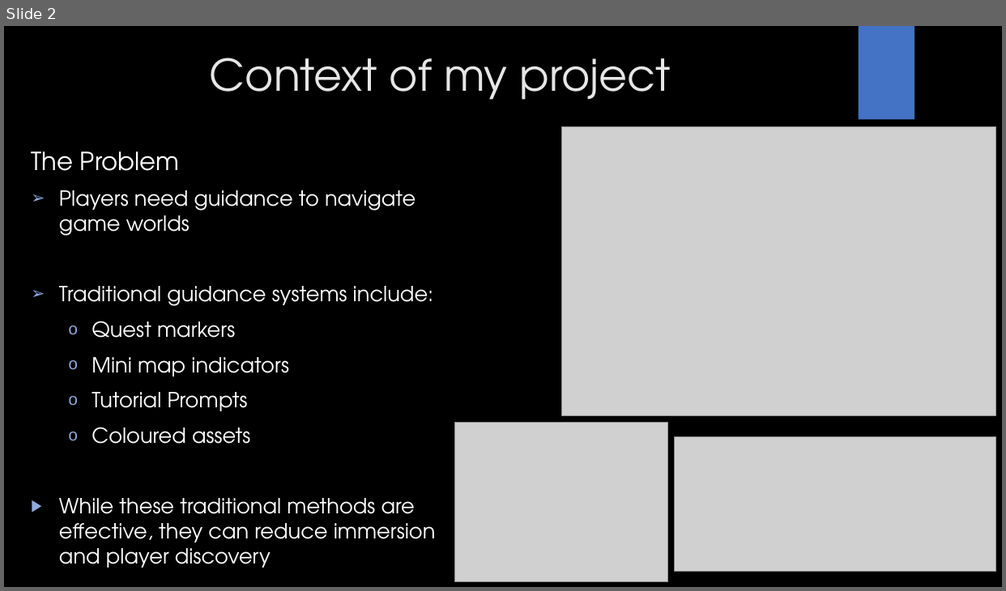
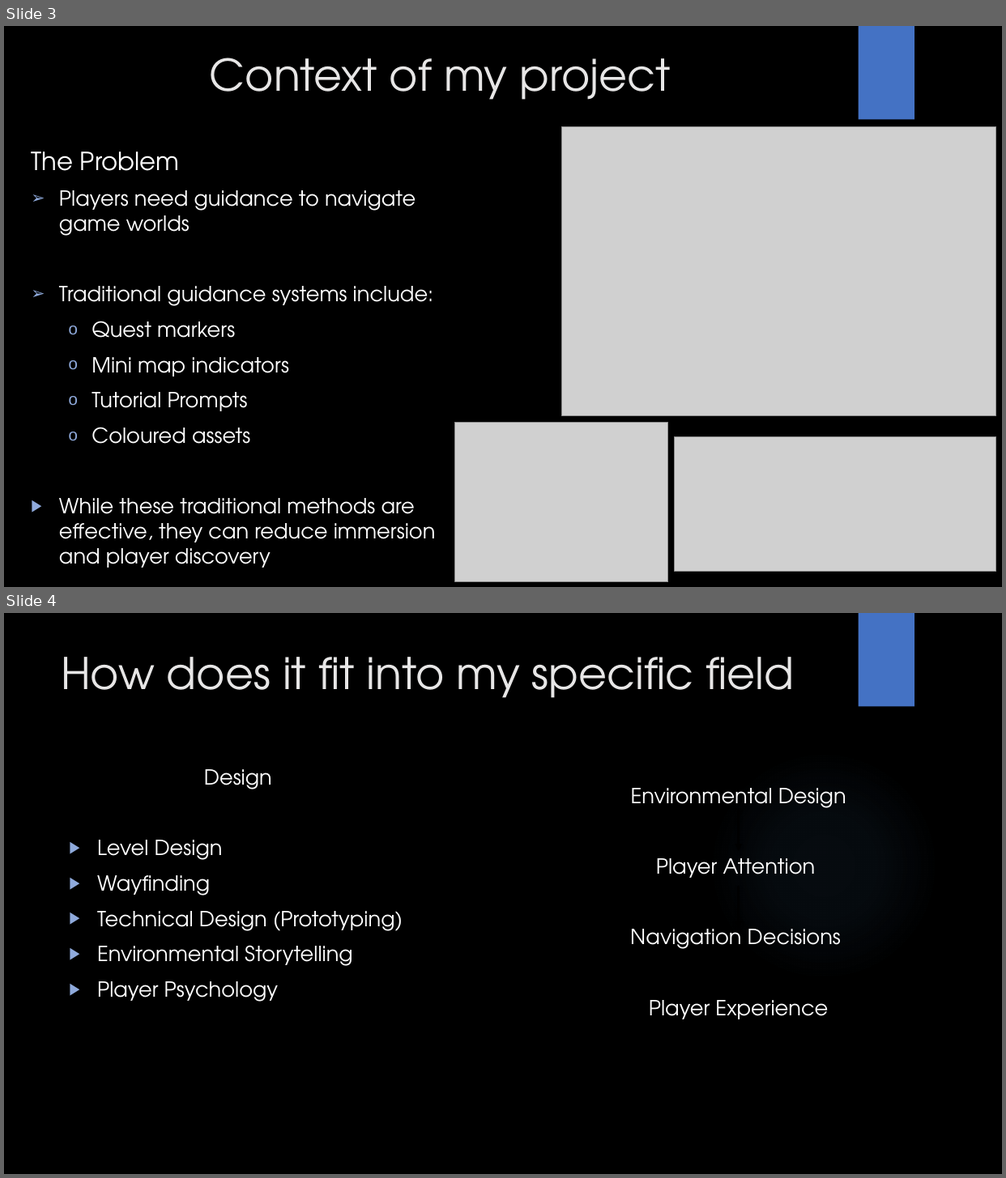
Before and after one commit to Mdot5596/MA-Dissertation, a slide deck: Project Proposal/GAM708 Proposal Presentation.pptx. Shown one above the other, each under a label of ours: slide 2 before the commit, slides 3 and 4 after it. The pictures are 1006x591 and 1006x1178 pixels, drawn with LibreOffice and Linux fonts; fonts in the diff are those of the drawing; grey boxes stand for pictures; background and template pictures are left out. Boxes give left, top, right and bottom in pixels: in the first picture for what was removed or moved away, otherwise in the second. Text is boxed around its words. In the diff, an @@ line names an element or a change of style, - is before the commit and + after.

```diff
--- a/Project Proposal/GAM708 Proposal Presentation.pptx
+++ b/Project Proposal/GAM708 Proposal Presentation.pptx
@@ slide 4 added at <box>4,613,1002,1174</box>, background picture (left out); not listed: 1 template element that a slide beside it also shows @@
@@ title added at <box>61,657,794,698</box>, 42 pt, text #E7E6E6 @@
+How does it fit into my specific field
@@ ellipse added at <box>709,750,939,981</box>, fill gradient #5B9BD5 @@
@@ text added at <box>97,769,403,1002</box>, 20 pt, text #FFFFFF @@
+Design
+▶ Level Design
+▶ Wayfinding
+▶ Technical Design (Prototyping)
+▶ Environmental Storytelling
+▶ Player Psychology
@@ text added at <box>630,788,846,1020</box>, 20 pt, text #FFFFFF @@
+Environmental Design
+Player Attention
+Navigation Decisions
+Player Experience
@@ arrow added from (739, 810) to (739, 851), #000000 2.25 pt @@
@@ arrow added from (739, 887) to (739, 928), #000000 2.25 pt @@
@@ arrow added from (739, 957) to (739, 999), #000000 2.25 pt @@
@@ what was slide 2 is now slide 3 @@
```
Also in this commit, not shown: 2 slides changed, 4 other slides added, 6 slides removed, 2 other files.
